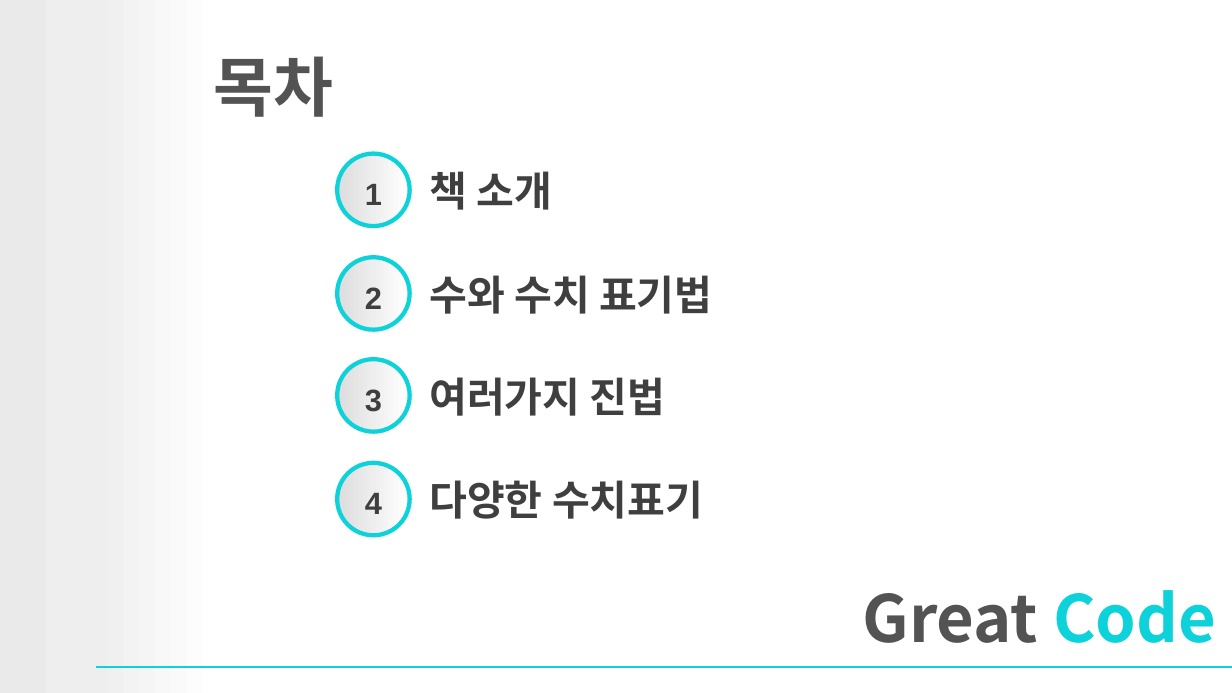
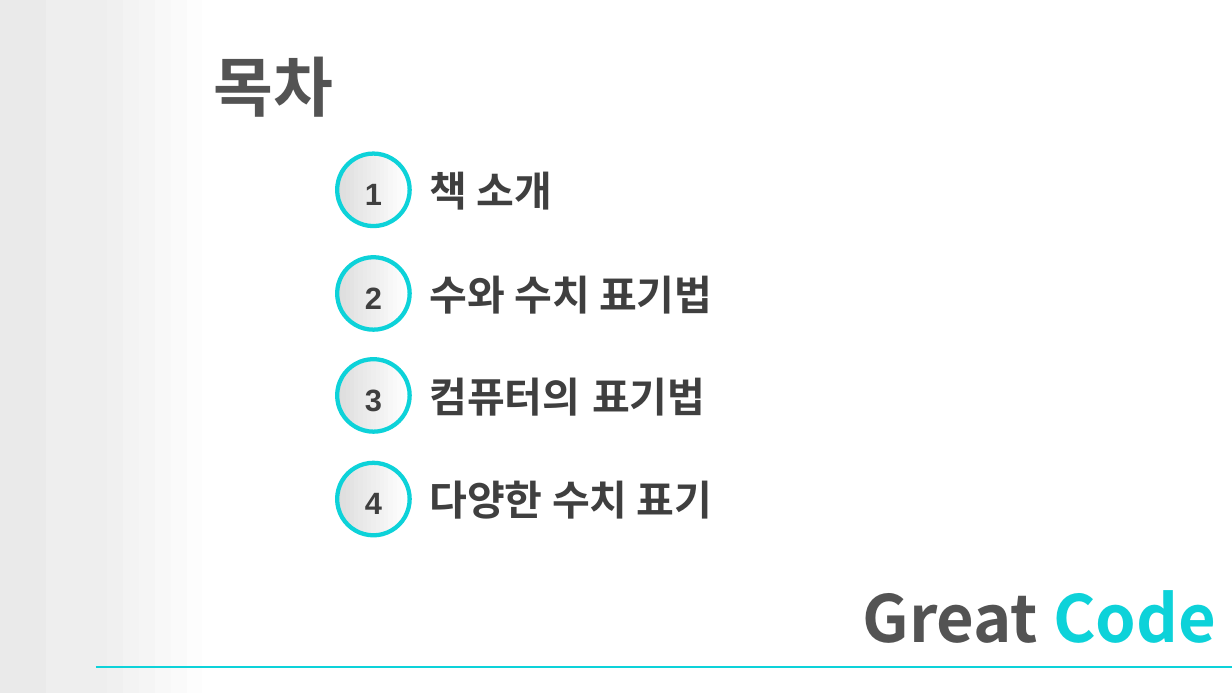
Before and after one commit to gatherKnowledge/Presentation, a slide deck: slide 3 of GreatCode/1-2장_수치표기법 복사본.pptx. Drawn at 1232x693 pixels with LibreOffice and Linux fonts; fonts in the diff are those of the drawing; background and template pictures are left out. Boxes give left, top, right and bottom in pixels: in the first picture for what was removed or moved away, otherwise in the second. Text is boxed around its words. In the diff, an @@ line names an element or a change of style, - is before the commit and + after.

```diff
--- a/GreatCode/1-2장_수치표기법 복사본.pptx
+++ b/GreatCode/1-2장_수치표기법 복사본.pptx
@@ text at (x1=429, y1=377, x2=705, y2=416): text changed @@
-여러가지 진법
+컴퓨터의 표기법
@@ text at (x1=429, y1=480, x2=713, y2=519): spaces changed @@
-다양한 수치표기
+다양한 수치 표기
```
Also in this commit, not shown: 10 other slides changed, 9 slides added, 1 slide removed, 1 other file.
